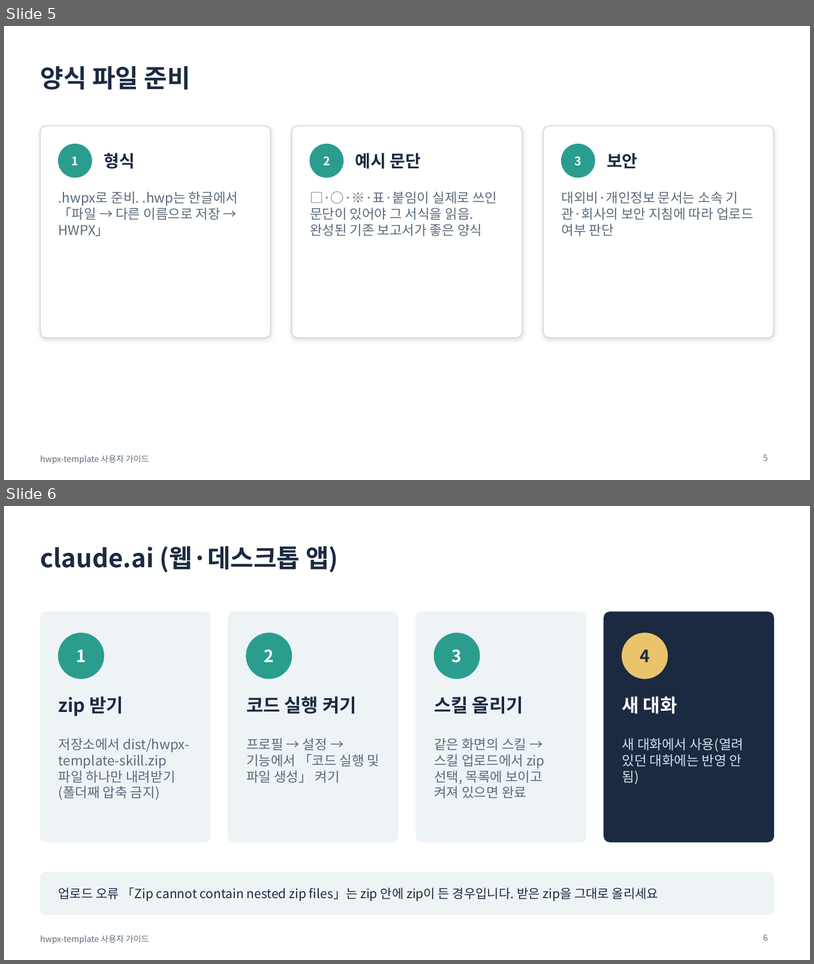
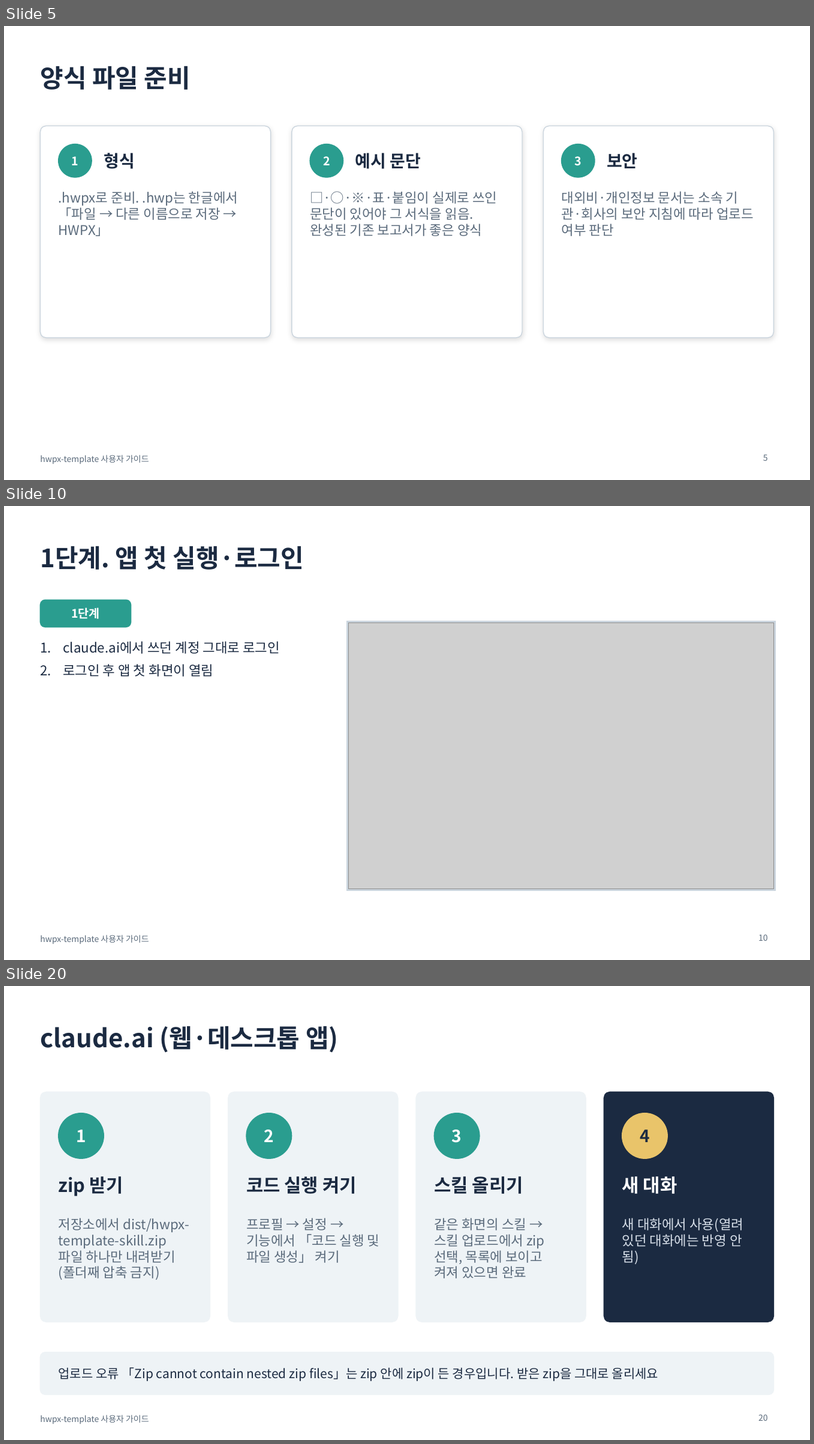
Before and after one commit to emilyJ7/hwpx-template-public, a slide deck: docs/사용자가이드.pptx. Shown one above the other, each under a label of ours: slides 5 and 6 before the commit, slides 5, 10 and 20 after it; the slides between them are not shown. The pictures are 814x964 and 814x1444 pixels, drawn with LibreOffice and Linux fonts; fonts in the diff are those of the drawing; grey boxes stand for pictures. Boxes give left, top, right and bottom in pixels: in the first picture for what was removed or moved away, otherwise in the second. Text is boxed around its words. In the diff, an @@ line names an element or a change of style, - is before the commit and + after.

```diff
--- a/docs/사용자가이드.pptx
+++ b/docs/사용자가이드.pptx
@@ slide 10 added at [4, 506, 810, 960], background #FFFFFF; not listed: 1 template element that a slide beside it also shows @@
@@ title added at [40, 546, 304, 570], 30 pt, text #1B2A41, bold @@
+1단계. 앱 첫 실행·로그인
@@ rounded rectangle added at [40, 600, 131, 627], fill #2A9D8F, outline #2A9D8F 1 pt @@
@@ text added at [71, 607, 100, 619], 14 pt, text #FFFFFF, bold @@
+1단계
@@ rectangle added at [347, 621, 776, 891], fill #CBD5DE, outline #CBD5DE 1 pt @@
@@ picture added at [349, 623, 774, 889] @@
@@ text added at [63, 641, 280, 676], 16 pt, text #1B2A41 @@
+1. claude.ai에서 쓰던 계정 그대로 로그인
+2. 로그인 후 앱 첫 화면이 열림
@@ page number added at [759, 934, 768, 940], 10 pt, text #5B6B7C @@
+10
@@ what was slide 6 is now slide 20 @@
@@ page number at [759, 1414, 768, 1420]: text changed @@
-6
+20
```
Also in this commit, not shown: 3 slides changed, 19 other slides added, 23 other files.
